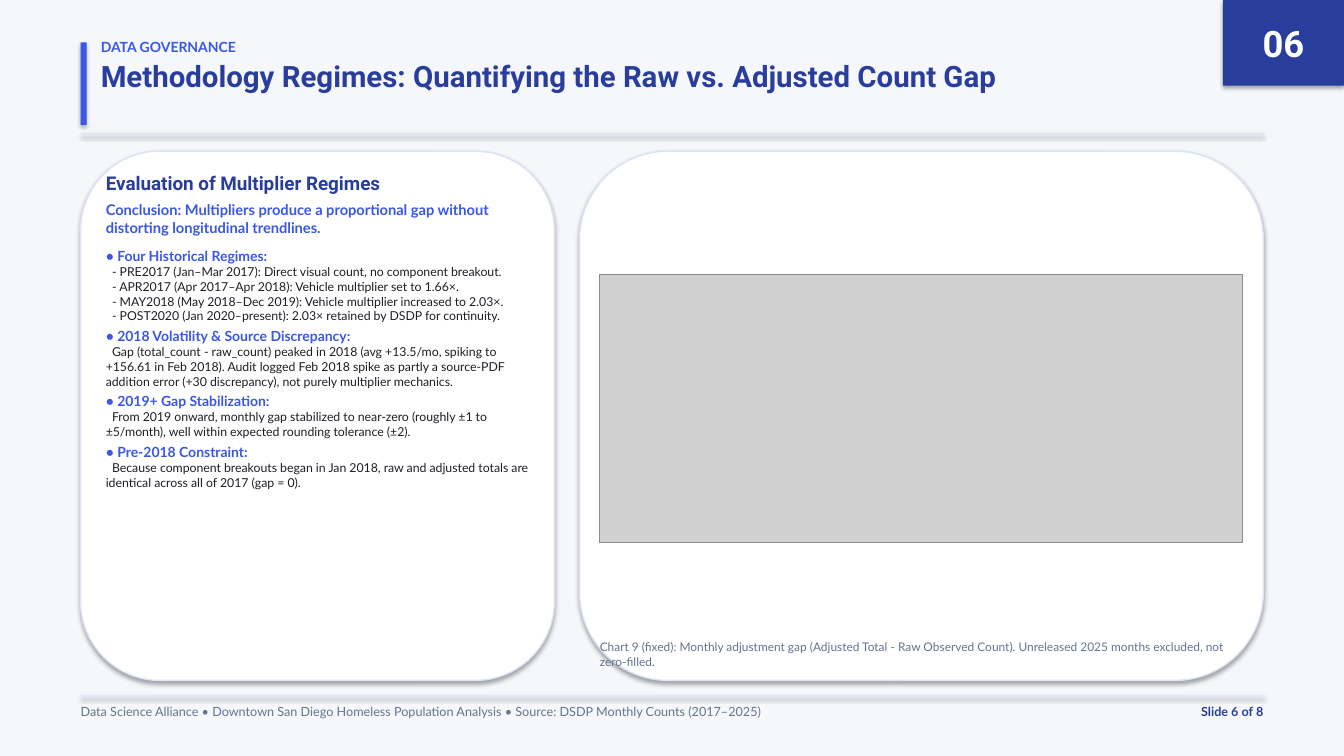
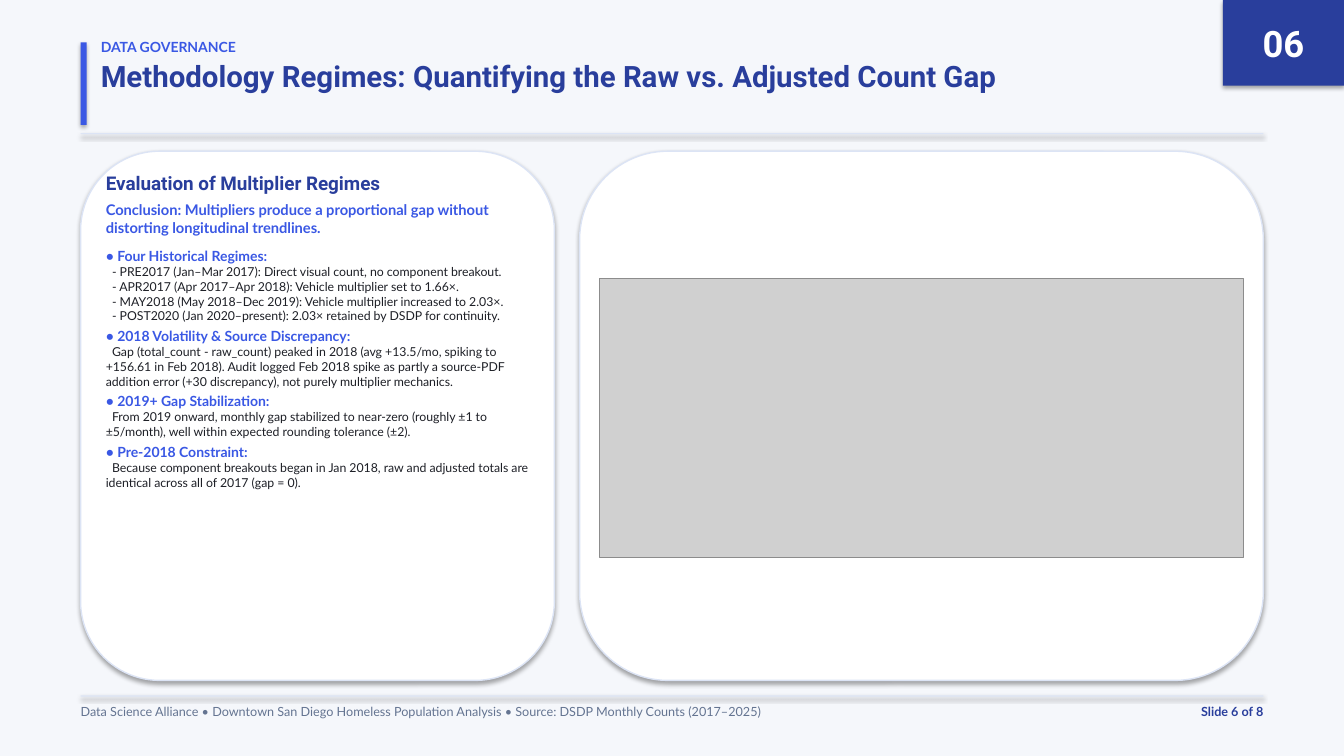
Before and after one commit to CapMorningStar/Downtown-Homeless-Analysis, a slide deck: slide 6 of EDA_Presentation.pptx. Drawn at 1344x756 pixels with LibreOffice and Linux fonts; fonts in the diff are those of the drawing; grey boxes stand for pictures. Boxes give left, top, right and bottom in pixels: in the first picture for what was removed or moved away, otherwise in the second. Text is boxed around its words. In the diff, an @@ line names an element or a change of style, - is before the commit and + after.

```diff
--- a/EDA_Presentation.pptx
+++ b/EDA_Presentation.pptx
@@ picture: place and size @@
-picture at (600, 274, 1243, 542)
+picture at (600, 278, 1243, 558)
@@ text removed at (600, 642, 1224, 668) @@
-Chart 9 (fixed): Monthly adjustment gap (Adjusted Total - Raw Observed Count). Unreleased 2025 months excluded, not zero-filled.
```
Also in this commit, not shown: 6 other slides changed, 4 other files.
